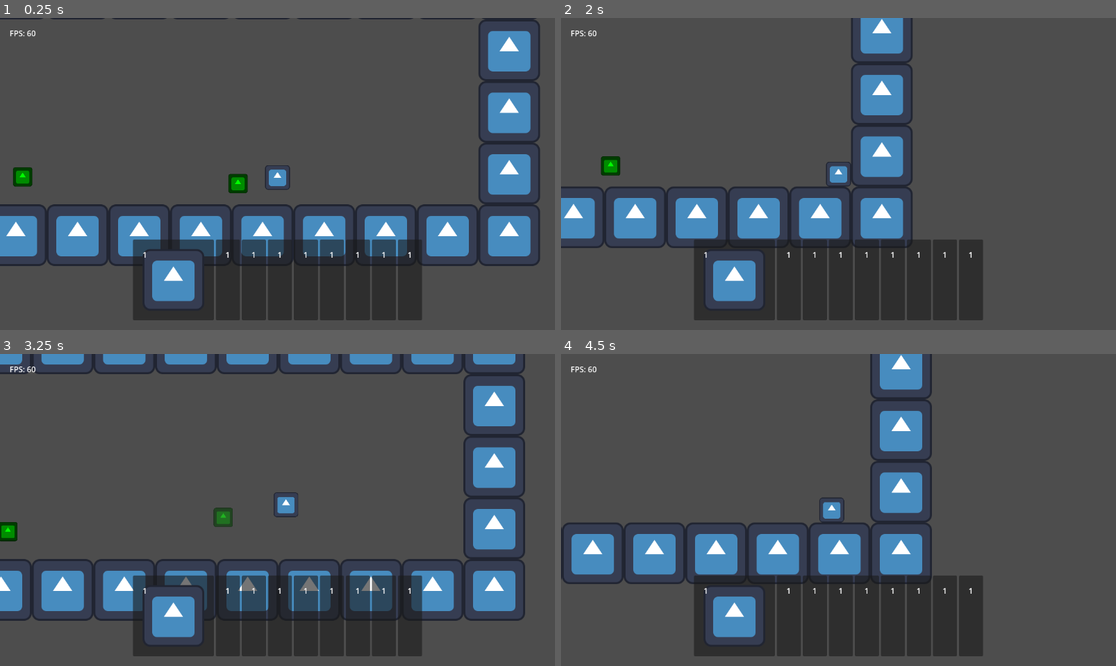
Above: before the commit, frames 1-4 (two rows, left to right).
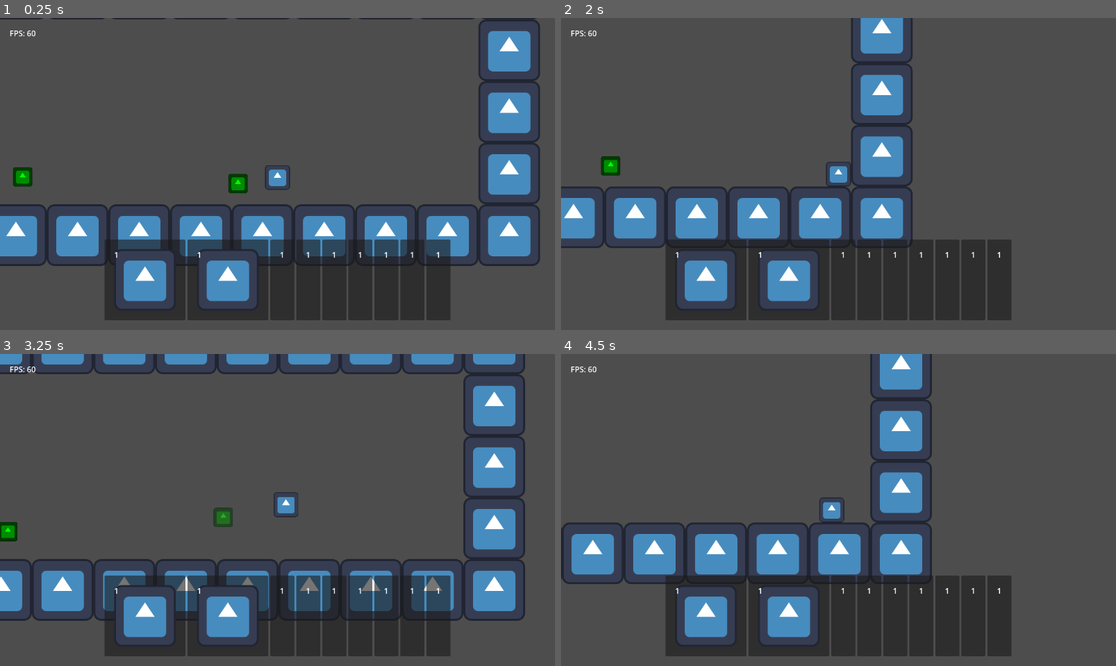
Above: after the commit, the same moments.

Repository: TheHumanMRP/RPG-Life-Tracker
Game: Godot game, scene res://Folders/Systems/Main/Scenes/main_scene.tscn
Two runs of this game, one before a commit and one after it. Both use one fixed random seed, a clock stepped at 60 frames per second and the inputs below. The engine's default icon, where the game draws it, is replaced by a stand-in: a white triangle on a blue panel in a dark square.
Inputs:
- Up to frame 1 (0.25 s): no input
- Up to frame 2 (2 s): hold D (move_right) from 0.53 s (still down); tap Space (jump) at 0.77, 1.52 s
- Up to frame 3 (3.25 s): release D (move_right) at 2.03 s; hold A (move_left) 2.03-2.78 s; hold D (move_right) from 2.78 s (still down); tap Space (jump) at 3.02 s
- Up to frame 4 (4.5 s): tap Space (jump) at 3.77 s; release D (move_right) at 4.28 s; hold A (move_left) from 4.28 s (still down)

The runs differ from the first frame. In frame 1, 6.5% of the frame differs, in the area x 18-82%, y 71-97%; in frame 2, 6.5%; in frame 3, 6.5%; in frame 4, 6.5%.

Commit message:
Auto commit at 2026-06-29 23:07:39

Diff:
--- a/Folders/Systems/Inventory_System/Scripts/inventory_hot_bar.gd
+++ b/Folders/Systems/Inventory_System/Scripts/inventory_hot_bar.gd
@@ -14,7 +14,7 @@
 	for child in h_box_container.get_children():
 		child.queue_free()
 
-	var id: int = 1
+	var id: int = 0
 
 	# Add all the item slots again
 	for i in range(number_of_inventory_slots):
